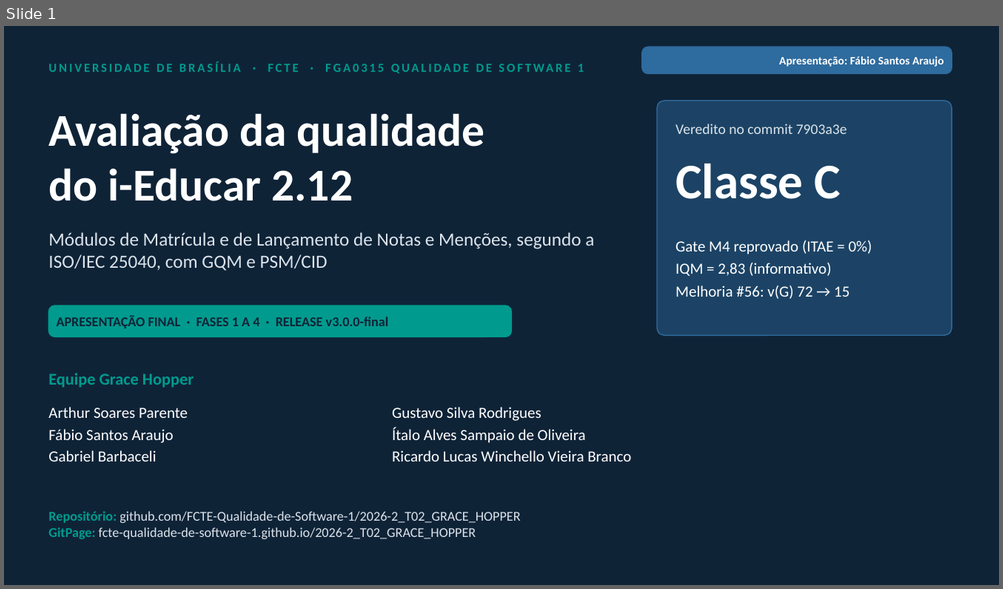
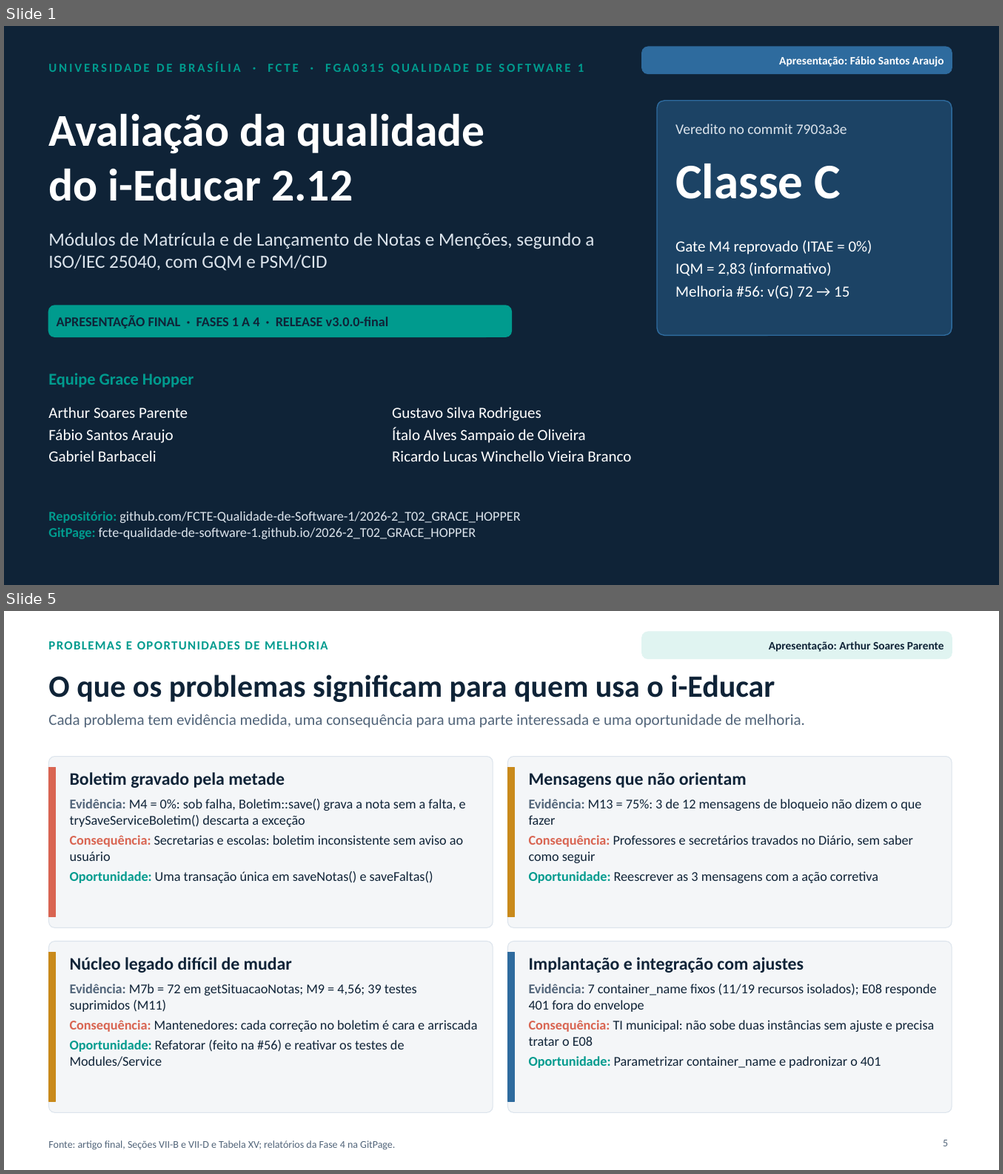
Before and after one commit to FCTE-Qualidade-de-Software-1/2026-2_T02_GRACE_HOPPER, a slide deck: docs/apresentacao_final.pptx. Shown one above the other, each under a label of ours: slide 1 before the commit, slides 1 and 5 after it; the slides between them are not shown. The pictures are 1003x589 and 1003x1174 pixels, drawn with LibreOffice and Linux fonts; fonts in the diff are those of the drawing. Boxes give left, top, right and bottom in pixels: in the first picture for what was removed or moved away, otherwise in the second. Text is boxed around its words. In the diff, an @@ line names an element or a change of style, - is before the commit and + after.

```diff
--- a/docs/apresentacao_final.pptx
+++ b/docs/apresentacao_final.pptx
@@ slide 5 added at (x1=4, y1=611, x2=999, y2=1170), background #FFFFFF @@
@@ rounded rectangle added at (x1=642, y1=632, x2=951, y2=659), fill #E0F4F1, outline #E0F4F1 1 pt @@
@@ text added at (x1=48, y1=641, x2=328, y2=649), 12 pt, text #009B8E, bold @@
+PROBLEMAS E OPORTUNIDADES DE MELHORIA
@@ text added at (x1=768, y1=641, x2=944, y2=652), 11 pt, text #0F2337, bold @@
+Apresentação: Arthur Soares Parente
@@ title added at (x1=48, y1=675, x2=774, y2=702), 30 pt, text #0F2337, bold @@
+O que os problemas significam para quem usa o i-Educar
@@ text added at (x1=48, y1=714, x2=805, y2=728), 15 pt, text #52657A @@
+Cada problema tem evidência medida, uma consequência para uma parte interessada e uma oportunidade de melhoria.
@@ rounded rectangle added at (x1=48, y1=757, x2=492, y2=928), fill #F4F6F8, outline #DCE4EC 0.75 pt @@
@@ rounded rectangle added at (x1=508, y1=757, x2=951, y2=928), fill #F4F6F8, outline #DCE4EC 0.75 pt @@
@@ rectangle added at (x1=48, y1=768, x2=56, y2=917), fill #D96552, outline #D96552 1 pt @@
@@ text added at (x1=70, y1=772, x2=284, y2=788), 17 pt, text #0F2337, bold @@
+Boletim gravado pela metade
@@ rectangle added at (x1=508, y1=768, x2=515, y2=917), fill #C98A1B, outline #C98A1B 1 pt @@
@@ text added at (x1=529, y1=772, x2=746, y2=788), 17 pt, text #0F2337, bold @@
+Mensagens que não orientam
@@ text added at (x1=70, y1=799, x2=466, y2=883), 13 pt, text #0F2337 @@
+Evidência: M4 = 0%: sob falha, Boletim::save() grava a nota sem a falta, e trySaveServiceBoletim() descarta a exceção
+Consequência: Secretarias e escolas: boletim inconsistente sem aviso ao usuário
+Oportunidade: Uma transação única em saveNotas() e saveFaltas()
@@ text added at (x1=529, y1=799, x2=921, y2=883), 13 pt, text #0F2337 @@
+Evidência: M13 = 75%: 3 de 12 mensagens de bloqueio não dizem o que fazer
+Consequência: Professores e secretários travados no Diário, sem saber como seguir
+Oportunidade: Reescrever as 3 mensagens com a ação corretiva
@@ rounded rectangle added at (x1=48, y1=942, x2=492, y2=1113), fill #F4F6F8, outline #DCE4EC 0.75 pt @@
@@ rounded rectangle added at (x1=508, y1=942, x2=951, y2=1113), fill #F4F6F8, outline #DCE4EC 0.75 pt @@
@@ rectangle added at (x1=48, y1=953, x2=56, y2=1102), fill #C98A1B, outline #C98A1B 1 pt @@
@@ text added at (x1=70, y1=957, x2=292, y2=973), 17 pt, text #0F2337, bold @@
+Núcleo legado difícil de mudar
@@ rectangle added at (x1=508, y1=953, x2=515, y2=1102), fill #2E6B9E, outline #2E6B9E 1 pt @@
@@ text added at (x1=529, y1=957, x2=803, y2=973), 17 pt, text #0F2337, bold @@
+Implantação e integração com ajustes
@@ text added at (x1=70, y1=984, x2=477, y2=1067), 13 pt, text #0F2337 @@
+Evidência: M7b = 72 em getSituacaoNotas; M9 = 4,56; 39 testes suprimidos (M11)
+Consequência: Mantenedores: cada correção no boletim é cara e arriscada
+Oportunidade: Refatorar (feito na #56) e reativar os testes de Modules/Service
@@ text added at (x1=529, y1=984, x2=936, y2=1068), 13 pt, text #0F2337 @@
+Evidência: 7 container_name fixos (11/19 recursos isolados); E08 responde 401 fora do envelope
+Consequência: TI municipal: não sobe duas instâncias sem ajuste e precisa tratar o E08
+Oportunidade: Parametrizar container_name e padronizar o 401
@@ text added at (x1=48, y1=1141, x2=395, y2=1150), 10 pt, text #52657A @@
+Fonte: artigo final, Seções VII-B e VII-D e Tabela XV; relatórios da Fase 4 na GitPage.
@@ page number added at (x1=942, y1=1140, x2=948, y2=1147), 10 pt, text #52657A @@
+5
```
Also in this commit, not shown: 5 slides changed, 5 other slides added, 10 slides removed, 3 other files.
